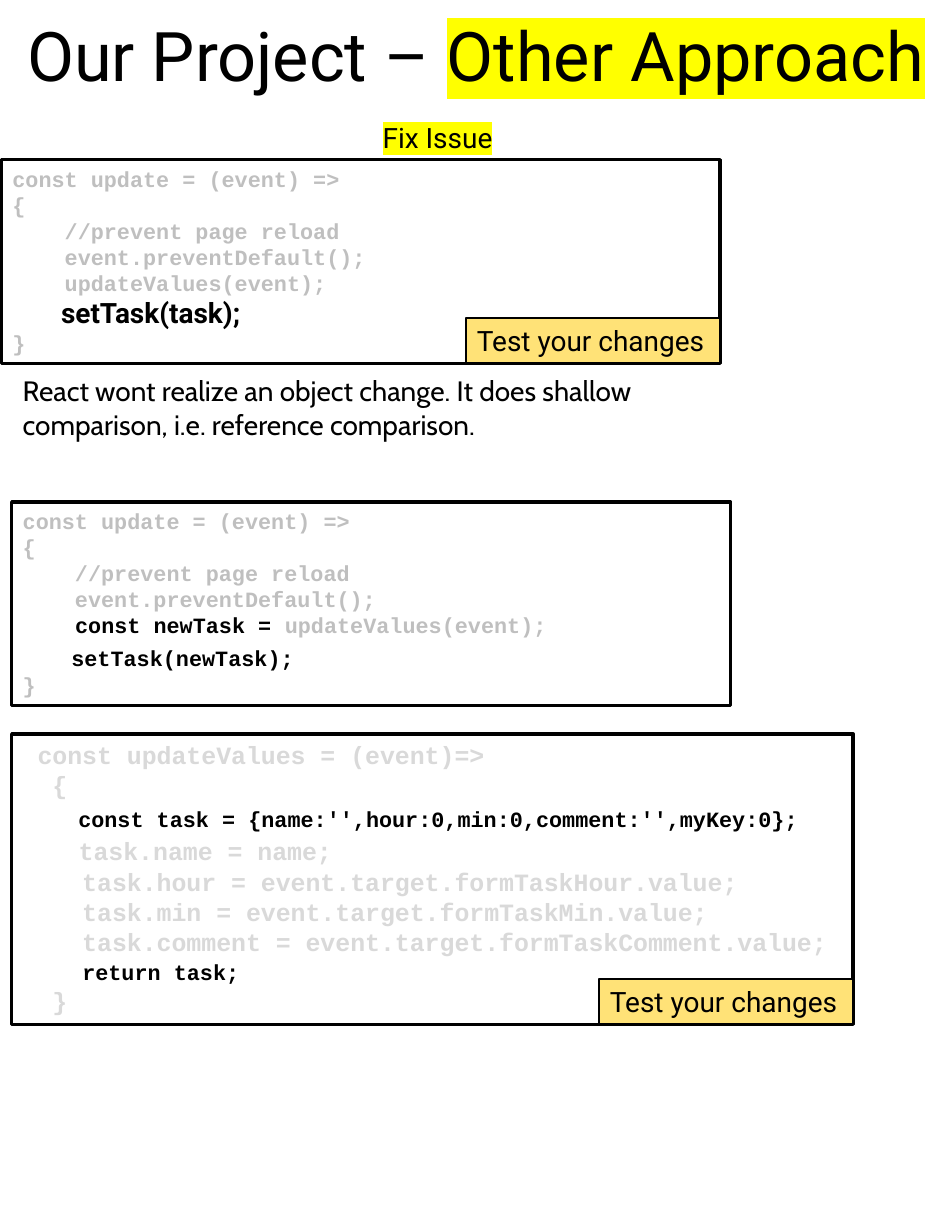
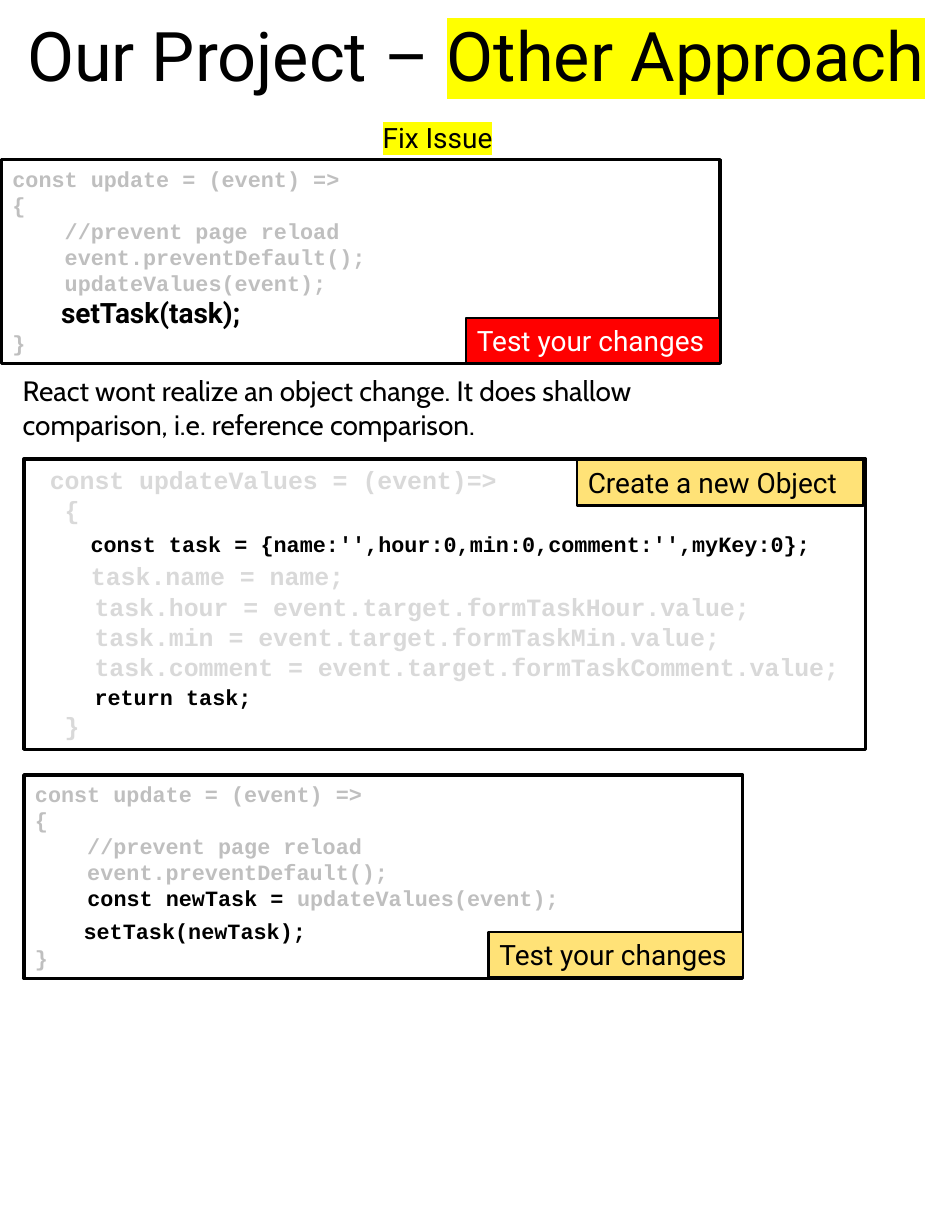
Before and after one commit to scorpion0511/mytracker, a slide deck: slide 50 of doc/React.pptx (slide 45 before the commit). Drawn at 952x1232 pixels with LibreOffice and Linux fonts; fonts in the diff are those of the drawing. Boxes give left, top, right and bottom in pixels: in the first picture for what was removed or moved away, otherwise in the second. Text is boxed around its words. In the diff, an @@ line names an element or a change of style, - is before the commit and + after.

```diff
--- a/doc/React.pptx
+++ b/doc/React.pptx
@@ rectangle "Test your changes" at bbox=[466, 318, 720, 363]: text colour #000000 to #FFFFFF; fill #FFE277 to #FF0000 @@
@@ rectangle "const updateValues = (event)=>": place and size @@
-rectangle "const updateValues = (event)=>" at bbox=[11, 734, 852, 1024]
+rectangle "const updateValues = (event)=>" at bbox=[24, 459, 865, 749]
@@ rectangle added at bbox=[577, 460, 864, 505], fill #FFE277, outline #000000 1.5 pt, 18 pt, text #000000 @@
+Create a new Object
@@ rectangle "const update = (event) =>": place and size @@
-rectangle "const update = (event) =>" at bbox=[11, 502, 730, 706]
+rectangle "const update = (event) =>" at bbox=[24, 775, 743, 979]
@@ rectangle "Test your changes": place and size @@
-rectangle "Test your changes" at bbox=[599, 979, 853, 1024]
+rectangle "Test your changes" at bbox=[488, 932, 743, 977]
```
Also in this commit, not shown: 20 other slides changed, 10 slides added.
